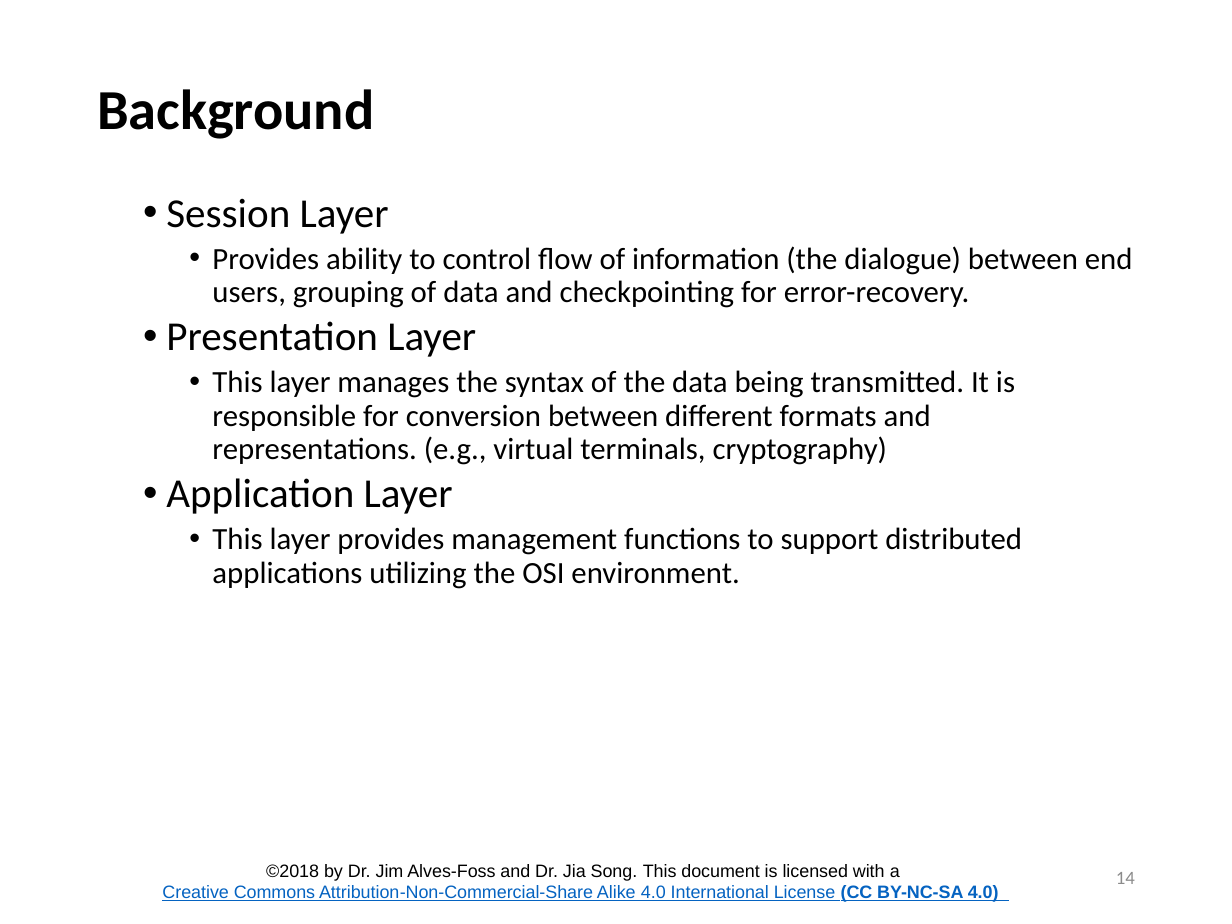
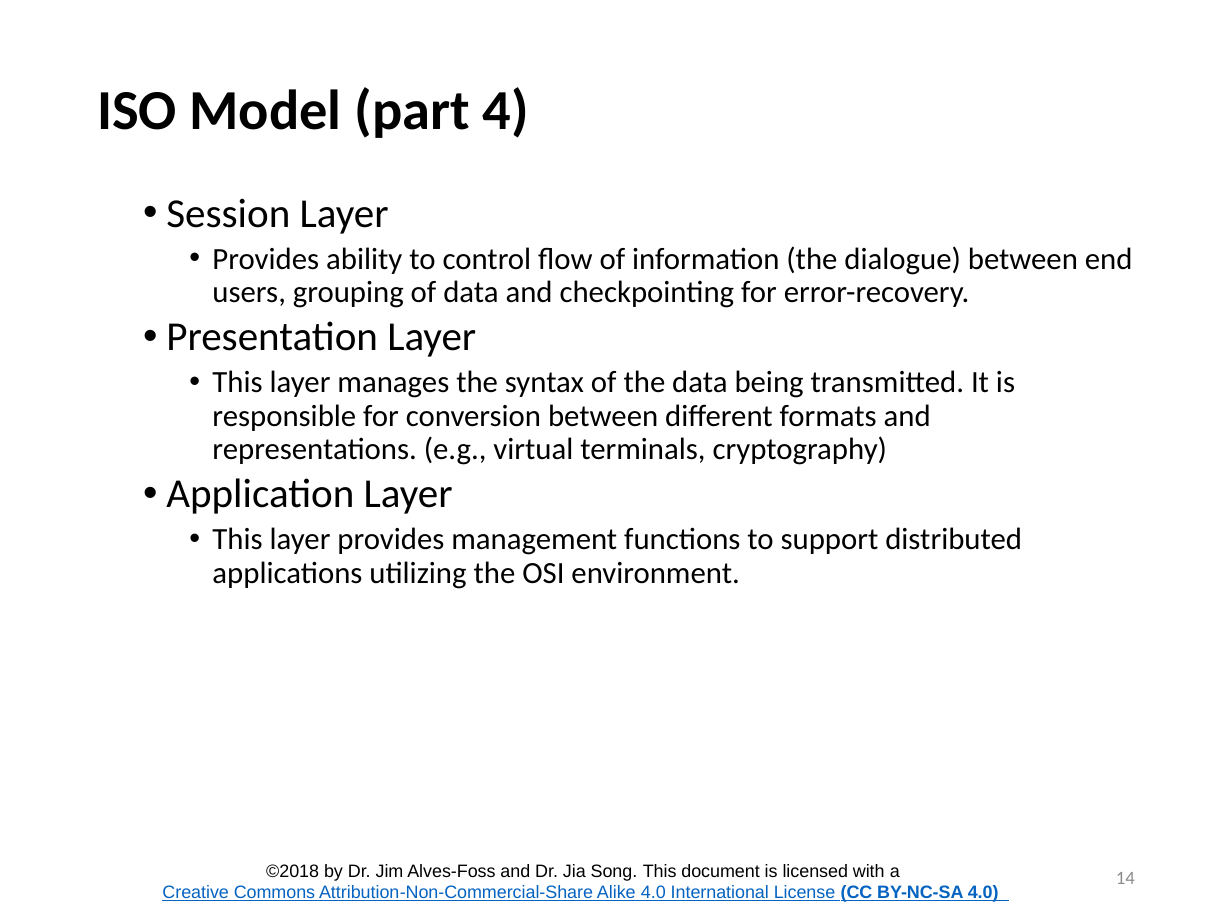
Before and after one commit to CenterForSecureAndDependableSystems/Teaching-Materials, a slide deck: slide 14 of Network-Security/Module_1 Internetworking/Lesson_1_Networking_Overview.pptx. Drawn at 1232x924 pixels with LibreOffice and Linux fonts; fonts in the diff are those of the drawing; background and template pictures are left out. Boxes give left, top, right and bottom in pixels: in the first picture for what was removed or moved away, otherwise in the second. Text is boxed around its words. In the diff, an @@ line names an element or a change of style, - is before the commit and + after.

```diff
--- a/Network-Security/Module_1 Internetworking/Lesson_1_Networking_Overview.pptx
+++ b/Network-Security/Module_1 Internetworking/Lesson_1_Networking_Overview.pptx
@@ title at (x1=97, y1=87, x2=529, y2=138): text changed @@
-Background
+ISO Model (part 4)
```
Also in this commit, not shown: 11 other slides changed, 2 slides added, 1 slide removed, 55 other files.
